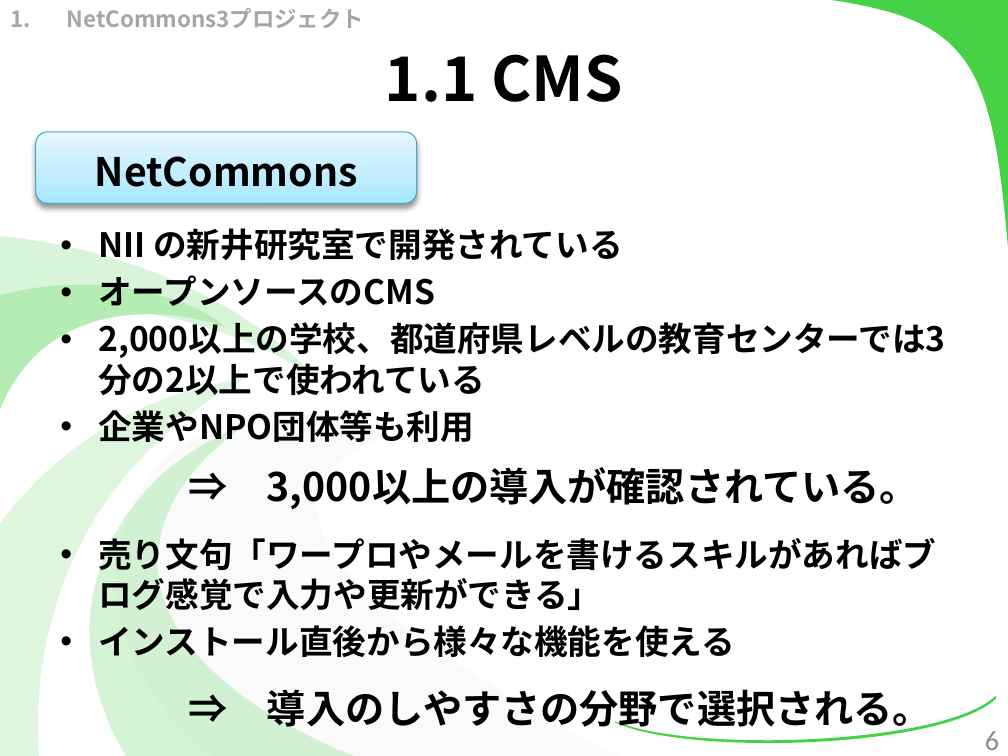
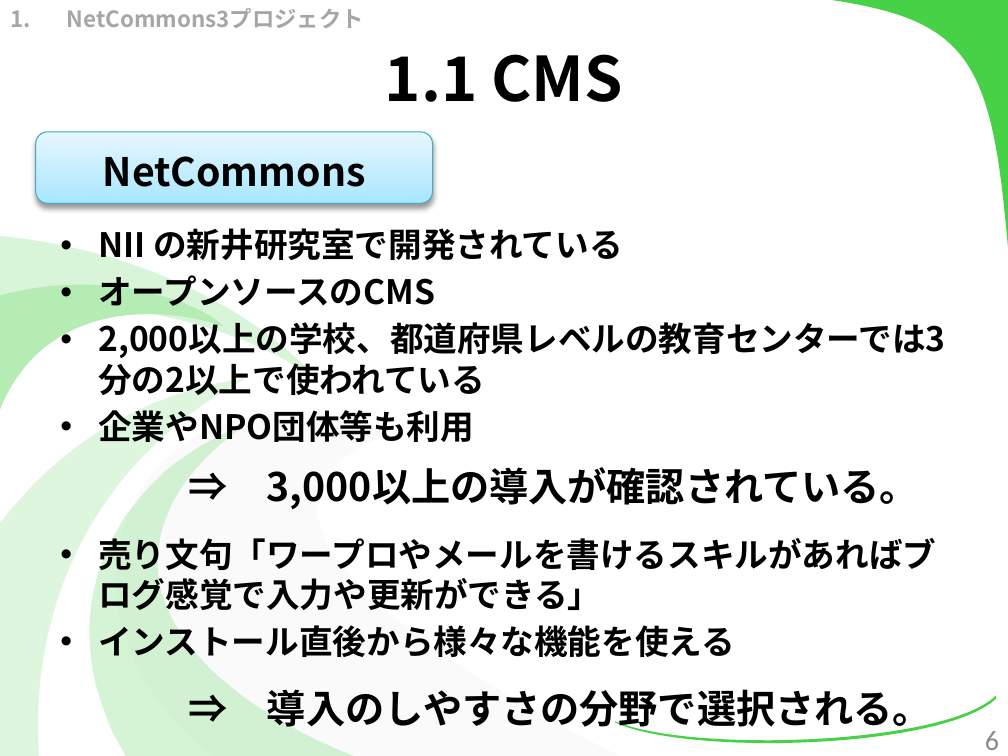
Before and after one commit to kotaro0717/Report-Management, a slide deck: slide 6 of 1.中間報告/3.発表資料/report_hokada.pptx. Drawn at 1008x756 pixels with LibreOffice and Linux fonts; fonts in the diff are those of the drawing. Boxes give left, top, right and bottom in pixels: in the first picture for what was removed or moved away, otherwise in the second. Text is boxed around its words. In the diff, an @@ line names an element or a change of style, - is before the commit and + after.

```diff
--- a/1.中間報告/3.発表資料/report_hokada.pptx
+++ b/1.中間報告/3.発表資料/report_hokada.pptx
@@ rounded rectangle "NetCommons": place and size @@
-rounded rectangle "NetCommons" at [35, 132, 416, 204]
+rounded rectangle "NetCommons" at [35, 132, 432, 204]
```
Also in this commit, not shown: 23 other slides changed, 3 slides added.
